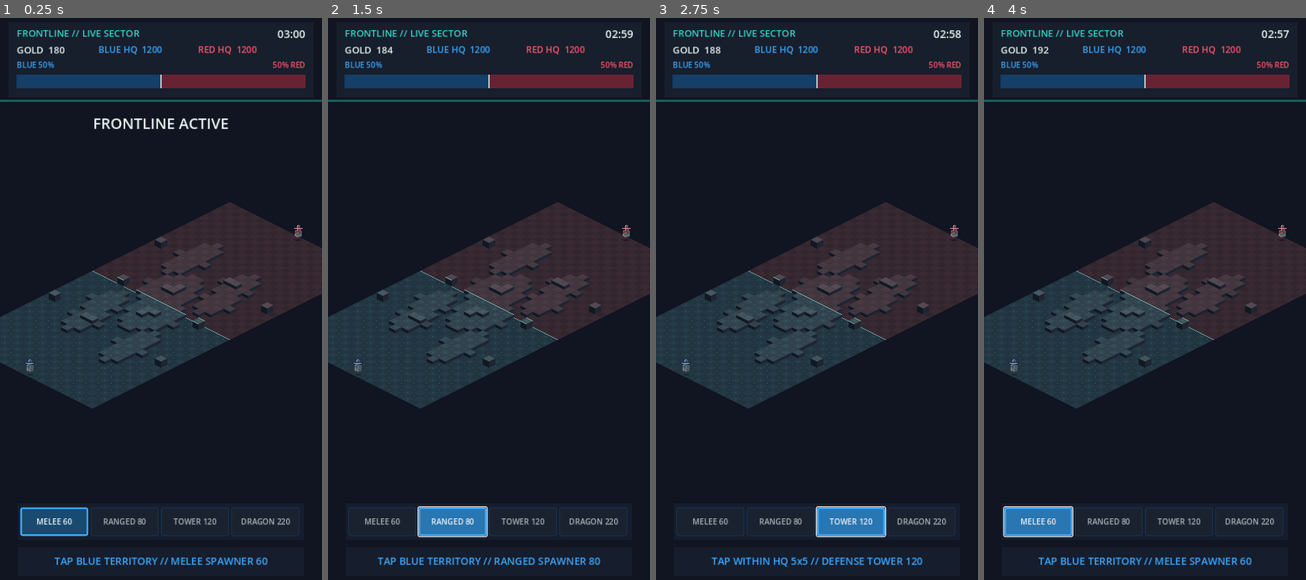
Above: before the commit, frames 1-4 (left to right).
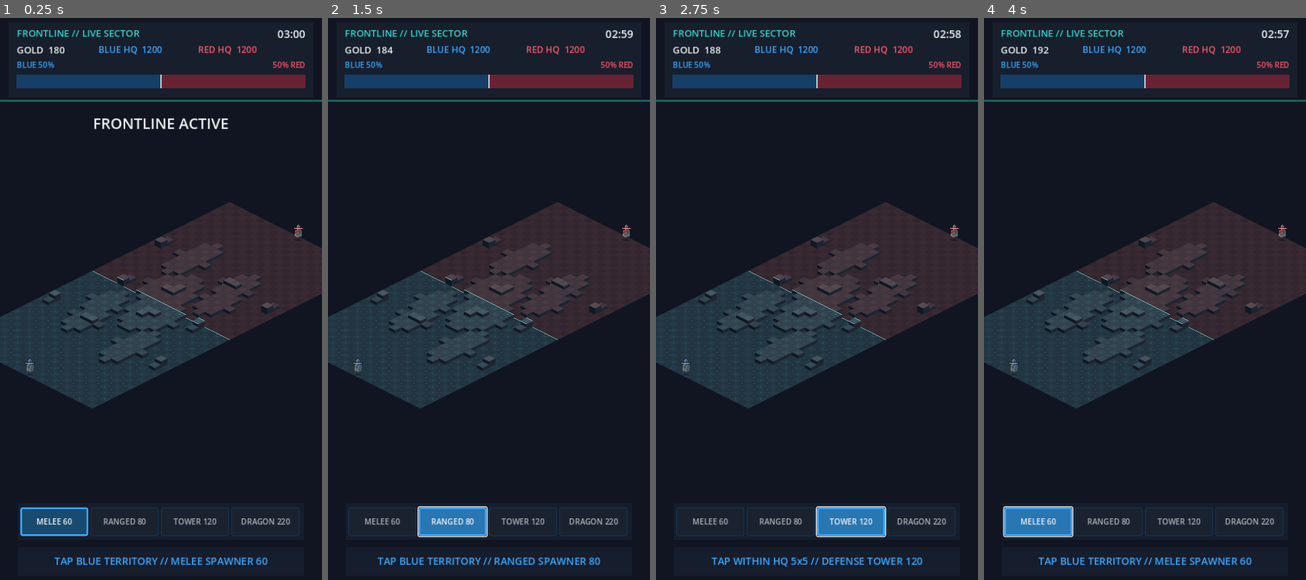
Above: after the commit, the same moments.

Repository: jinhoofkepco/Godottest1
Game: Godot game, scene res://scenes/main.tscn
Same seed, same stepped clock (60 frames per second), same inputs: the game is played once before the commit and once after it.
Inputs:
- Up to frame 1 (0.25 s): no input
- Up to frame 2 (1.5 s): click "MELEE 60" at 0.5 s; click "RANGED 80" at 1.25 s
- Up to frame 3 (2.75 s): click "TOWER 120" at 2 s
- Up to frame 4 (4 s): click "DRAGON 220" at 2.75 s; click "MELEE 60" at 3.5 s

The runs differ from the first frame. In frame 1, less than 0.1% of the frame differs, in the area x 13-87%, y 39-63%; in frame 2, less than 0.1%; in frame 3, less than 0.1%; in frame 4, less than 0.1%.

Commit message:
feat: finish elevation terrain presentation

Diff:
--- a/scripts/battle_simulation.gd
+++ b/scripts/battle_simulation.gd
@@ -435,7 +435,7 @@
 			if not waiting:
 				steering += advance_direction * GameConfig.UNIT_ADVANCE_WEIGHT + seek_direction * GameConfig.UNIT_SEEK_WEIGHT
 				if unit_kinds[index] != UNIT_DRAGON:
-					steering += _calculate_obstacle_repulsion(position) * GameConfig.OBSTACLE_REPULSION_WEIGHT
+					steering += _calculate_obstacle_repulsion(position) * GameConfig.GROUND_BLOCK_REPULSION_WEIGHT
 			unit_states[index] = STATE_WAIT if waiting else STATE_ADVANCE
 			var maximum_speed := _unit_speed(unit_kinds[index]) * unit_speed_scales[index]
 			if unit_kinds[index] != UNIT_DRAGON and advance_direction.length_squared() > 0.000001:
@@ -704,7 +704,7 @@
 
 func _calculate_obstacle_repulsion(position: Vector2) -> Vector2:
 	var cell := Vector2i(floori(position.x), floori(position.y))
-	var radius := GameConfig.OBSTACLE_REPULSION_RADIUS
+	var radius := GameConfig.GROUND_BLOCK_REPULSION_RADIUS
 	var cell_radius := ceili(radius)
 	var repulsion := Vector2.ZERO
 	for row in range(maxi(0, cell.y - cell_radius), mini(GameConfig.GRID_ROWS - 1, cell.y + cell_radius) + 1):
@@ -1051,26 +1051,3 @@
 
 func _cell_index(cell: Vector2i) -> int:
 	return cell.y * GameConfig.GRID_COLUMNS + cell.x
-
-
-func _generate_blocked_cells() -> void:
-	var obstacle_rng := RandomNumberGenerator.new()
-	obstacle_rng.seed = GameConfig.OBSTACLE_SEED
-	var row_counts := PackedInt32Array()
-	row_counts.resize(GameConfig.GRID_ROWS)
-	var pairs_added := 0
-	while pairs_added < GameConfig.OBSTACLE_PAIR_COUNT:
-		var cell := Vector2i(
-			obstacle_rng.randi_range(0, GameConfig.GRID_COLUMNS - 1),
-			obstacle_rng.randi_range(GameConfig.OBSTACLE_MIN_ROW, GameConfig.OBSTACLE_MAX_ROW)
-		)
-		var mirrored := Vector2i(GameConfig.GRID_COLUMNS - 1 - cell.x, GameConfig.GRID_ROWS - 1 - cell.y)
-		if is_blocked(cell) or is_blocked(mirrored):
-			continue
-		if row_counts[cell.y] >= GameConfig.OBSTACLE_MAX_PER_ROW or row_counts[mirrored.y] >= GameConfig.OBSTACLE_MAX_PER_ROW:
-			continue
-		blocked[_cell_index(cell)] = 1
-		blocked[_cell_index(mirrored)] = 1
-		row_counts[cell.y] += 1
-		row_counts[mirrored.y] += 1
-		pairs_added += 1
--- a/scripts/flow_field.gd
+++ b/scripts/flow_field.gd
@@ -37,6 +37,7 @@
 	if not _valid(goal):
 		return
 	var goal_index := _index(goal)
+	var has_elevation := elevation.size() == cell_count
 	costs[goal_index] = 0.0
 	var heap_indices: Array[int] = [goal_index]
 	var heap_costs: Array[float] = [0.0]
@@ -47,6 +48,7 @@
 		if queued_cost > costs[current_index] + 0.0001:
 			continue
 		var current := Vector2i(current_index % width, current_index / width)
+		var current_elevation := int(elevation[current_index]) if has_elevation else 0
 		for offset: Vector2i in DIRECTIONS:
 			var neighbor := current + offset
 			if not _valid(neighbor):
@@ -56,10 +58,12 @@
 				continue
 			if offset.x != 0 and offset.y != 0 and _diagonal_is_pinched(current, offset, blocked, goal_index):
 				continue
-			if not _elevation_transition_allowed(neighbor, current, elevation):
+			var neighbor_elevation := int(elevation[neighbor_index]) if has_elevation else current_elevation
+			if absi(neighbor_elevation - current_elevation) > 1:
 				continue
 			var step_cost := DIAGONAL_COST if offset.x != 0 and offset.y != 0 else CARDINAL_COST
-			step_cost += _uphill_transition_cost(neighbor, current, elevation, uphill_cost)
+			if current_elevation > neighbor_elevation:
+				step_cost += maxf(0.0, uphill_cost)
 			if neighbor_index < density.size():
 				step_cost += float(density[neighbor_index]) * maxf(0.0, congestion_weight)
 			var candidate := queued_cost + step_cost
@@ -79,6 +83,7 @@
 
 
 func _build_directions(blocked: PackedByteArray, goal_index: int, elevation: PackedByteArray, uphill_cost: float) -> void:
+	var has_elevation := elevation.size() == width * height
 	for row in height:
 		for column in width:
 			var cell := Vector2i(column, row)
@@ -89,6 +94,7 @@
 				continue
 			var best_cost := INF
 			var best_offset := Vector2i.ZERO
+			var current_elevation := int(elevation[cell_index]) if has_elevation else 0
 			for offset: Vector2i in DIRECTIONS:
 				var neighbor := cell + offset
 				if not _valid(neighbor):
@@ -98,29 +104,17 @@
 					continue
 				if offset.x != 0 and offset.y != 0 and _diagonal_is_pinched(cell, offset, blocked, goal_index):
 					continue
-				if not _elevation_transition_allowed(cell, neighbor, elevation):
+				var neighbor_elevation := int(elevation[neighbor_index]) if has_elevation else current_elevation
+				if absi(neighbor_elevation - current_elevation) > 1:
 					continue
 				var transition_cost := DIAGONAL_COST if offset.x != 0 and offset.y != 0 else CARDINAL_COST
-				transition_cost += _uphill_transition_cost(cell, neighbor, elevation, uphill_cost)
+				if neighbor_elevation > current_elevation:
+					transition_cost += maxf(0.0, uphill_cost)
 				var candidate_cost := costs[neighbor_index] + transition_cost
 				if candidate_cost + 0.0001 < best_cost:
 					best_cost = candidate_cost
 					best_offset = offset
 			directions[cell_index] = Vector2(best_offset).normalized()
-
-
-func _elevation_transition_allowed(from_cell: Vector2i, to_cell: Vector2i, elevation: PackedByteArray) -> bool:
-	if elevation.size() != width * height:
-		return true
-	return absi(int(elevation[_index(from_cell)]) - int(elevation[_index(to_cell)])) <= 1
-
-
-func _uphill_transition_cost(from_cell: Vector2i, to_cell: Vector2i, elevation: PackedByteArray, uphill_cost: float) -> float:
-	if elevation.size() != width * height:
-		return 0.0
-	return maxf(0.0, uphill_cost) if elevation[_index(to_cell)] > elevation[_index(from_cell)] else 0.0
-
-
 func _diagonal_is_pinched(cell: Vector2i, offset: Vector2i, blocked: PackedByteArray, goal_index: int) -> bool:
 	var side_a := Vector2i(cell.x + offset.x, cell.y)
 	var side_b := Vector2i(cell.x, cell.y + offset.y)
--- a/scripts/game_config.gd
+++ b/scripts/game_config.gd
@@ -77,13 +77,8 @@
 const UNIT_SPAWN_X_VARIATION := 0.30
 const UNIT_LUNGE_DURATION := 0.14
 const UNIT_LUNGE_DISTANCE := 0.18
-const OBSTACLE_SEED := 42517
-const OBSTACLE_PAIR_COUNT := 16
-const OBSTACLE_MIN_ROW := 14
-const OBSTACLE_MAX_ROW := 29
-const OBSTACLE_MAX_PER_ROW := 4
-const OBSTACLE_REPULSION_RADIUS := 1.15
-const OBSTACLE_REPULSION_WEIGHT := 0.85
+const GROUND_BLOCK_REPULSION_RADIUS := 1.15
+const GROUND_BLOCK_REPULSION_WEIGHT := 0.85
 const HQ_FALLBACK_BAND := 1.25
 const SPAWNER_MAX_HP := 240.0
 const SPAWNER_PRODUCTION_INTERVAL := 9.5
@@ -138,9 +133,6 @@
 const COLOR_TERRITORY_ENEMY_ALT := Color("34252d")
 const COLOR_FRONTLINE := Color("8ce8dc")
 const COLOR_NEUTRAL := Color("202a3a")
-const COLOR_OBSTACLE := Color("2b3443")
-const COLOR_OBSTACLE_SIDE := Color("151c28")
-const COLOR_OBSTACLE_EDGE := Color("638b8b")
 const COLOR_CLIFF_SIDE := Color("121a26")
 const COLOR_CLIFF_EDGE := Color("4c6470")
 const COLOR_TEAL := Color("31d6c8")
--- a/scripts/terrain_map.gd
+++ b/scripts/terrain_map.gd
@@ -54,6 +54,9 @@
 	var ally_hq := Vector2i(width / 2, height - 1)
 	var from_enemy := _reachable_from(enemy_hq)
 	var from_ally := _reachable_from(ally_hq)
+	for index in elevation.size():
+		if from_enemy[index] == 0 or from_ally[index] == 0:
+			return false
 	var depth := clampi(deployment_depth, 1, maxi(1, height / 2 - 1))
 	for row in range(1, depth + 1):
 		for column in width:
@@ -96,6 +99,7 @@
 		if get_elevation(cell) != 0 or not _neighbors_are_level(cell, 0):
 			continue
 		_set_mirrored(cell, 2)
+		_set_mirrored(cell + Vector2i(0, -1), 1)
 		added += 1
 
 
--- a/tests/smoke_capture.gd
+++ b/tests/smoke_capture.gd
@@ -10,6 +10,8 @@
 	"res://build/smoke_flow_split.png",
 	"res://build/smoke_infantry_closeup.png",
 	"res://build/smoke_visual_hierarchy.png",
+	"res://build/smoke_elevation_overview.png",
+	"res://build/smoke_high_ground_combat.png",
 ]
 
 
@@ -47,7 +49,7 @@
 			return
 		main.queue_free()
 		await process_frame
-	print("SMOKE CAPTURE PASS: opening / advantage / disadvantage / cluster / persistent flank / flow split / infantry closeup / visual hierarchy (540x960)")
+	print("SMOKE CAPTURE PASS: opening / advantage / disadvantage / cluster / persistent flank / flow split / infantry closeup / visual hierarchy / elevation overview / high-ground combat (540x960)")
 	quit(0)
 
 
@@ -92,8 +94,12 @@
 		return _stage_flow_split(main)
 	elif scenario == 6:
 		return _stage_infantry_closeup(main)
+	elif scenario == 7:
+		return _stage_visual_hierarchy(main)
+	elif scenario == 8:
+		return _stage_elevation_overview(main)
 	else:
-		return _stage_visual_hierarchy(main)
+		return _stage_high_ground_combat(main)
 	return true
 
 
@@ -145,8 +151,9 @@
 func _stage_flow_split(main: Node) -> bool:
 	var simulation = main.simulation
 	var wall_row: int = GameConfig.GRID_ROWS / 2
+	simulation.elevation.fill(0)
 	for column in GameConfig.GRID_COLUMNS:
-		simulation.blocked[wall_row * GameConfig.GRID_COLUMNS + column] = 0 if column in [5, 16] else 1
+		simulation.elevation[wall_row * GameConfig.GRID_COLUMNS + column] = 0 if column in [5, 16] else 2
 	for rank in 5:
 		for column in range(2, 20, 2):
 			_spawn_if_clear(simulation, simulation.TEAM_ALLY, Vector2i(column, wall_row + 3 + rank), simulation.UNIT_MELEE)
@@ -220,6 +227,53 @@
 	return dragon_id > 0 and not damaged_ids.is_empty() and main.unit_renderer.get_hp_bar_alpha(damaged_ids[0]) > 0.0
 
 
+func _stage_elevation_overview(main: Node) -> bool:
+	var simulation = main.simulation
+	var heights: PackedByteArray = simulation.get_elevation()
+	var summit_index: int = heights.find(2)
+	if summit_index < 0:
+		return false
+	var summit := Vector2i(summit_index % GameConfig.GRID_COLUMNS, summit_index / GameConfig.GRID_COLUMNS)
+	for column in range(2, GameConfig.GRID_COLUMNS - 2, 3):
+		_spawn_if_clear(simulation, simulation.TEAM_ENEMY, Vector2i(column, GameConfig.GRID_ROWS / 2 - 5), simulation.UNIT_MELEE)
+		_spawn_if_clear(simulation, simulation.TEAM_ALLY, Vector2i(column, GameConfig.GRID_ROWS / 2 + 5), simulation.UNIT_RANGED)
+	main.grid.queue_redraw()
+	main.hud.show_message("ELEVATION 0 / 1 / 2 // CLIFF ROUTES", GameConfig.COLOR_TEAL)
+	_focus_map(main, summit, 2.65)
+	return heights.count(1) > 0 and heights.count(2) > 0 and simulation.terrain_paths_valid()
+
+
+func _stage_high_ground_combat(main: Node) -> bool:
+	var simulation = main.simulation
+	simulation.elevation.fill(0)
+	var center := Vector2i(GameConfig.GRID_COLUMNS / 2, GameConfig.GRID_ROWS / 2)
+	for row in range(center.y - 3, center.y + 2):
+		for column in range(center.x - 3, center.x + 4):
+			simulation.elevation[row * GameConfig.GRID_COLUMNS + column] = 1
+	for row in range(center.y - 2, center.y):
+		for column in range(center.x - 1, center.x + 2):
+			simulation.elevation[row * GameConfig.GRID_COLUMNS + column] = 2
+	var high_position := Vector2(center.x + 0.5, center.y - 1.5)
+	var low_position := Vector2(center.x + 0.5, center.y + 1.5)
+	var ranged_id: int = simulation.spawn_unit(simulation.TEAM_ALLY, high_position, simulation.UNIT_RANGED)
+	var enemy_id: int = simulation.spawn_unit(simulation.TEAM_ENEMY, low_position, simulation.UNIT_MELEE)
+	var ranged_index: int = simulation.unit_ids.find(ranged_id)
+	var enemy_index: int = simulation.unit_ids.find(enemy_id)
+	simulation.unit_positions[ranged_index] = high_position
+	simulation.unit_positions[enemy_index] = low_position
+	simulation.unit_states[ranged_index] = simulation.STATE_ATTACK
+	simulation.unit_lunge_directions[ranged_index] = high_position.direction_to(low_position)
+	simulation.unit_lunge_timers[ranged_index] = GameConfig.UNIT_LUNGE_DURATION * 0.5
+	simulation.unit_hp[enemy_index] *= 0.62
+	main.grid.queue_redraw()
+	main.unit_renderer.sync()
+	main.fx.show_ranged_shot(high_position, low_position, simulation.TEAM_ALLY)
+	main.fx.show_hit(low_position, true)
+	main.hud.show_message("HIGH GROUND +25% // RANGED +0.5", GameConfig.COLOR_ORANGE)
+	_focus_map(main, center, 4.8)
+	return simulation.elevation_at_position(high_position) == 2 and simulation.elevation_at_position(low_position) == 1
+
+
 func _nearest_clear_cell(simulation, desired: Vector2i, excluded: Array = []) -> Vector2i:
 	for radius in 6:
 		for y_offset in range(-radius, radius + 1):
--- a/tests/test_rules.gd
+++ b/tests/test_rules.gd
@@ -71,6 +71,13 @@
 		var cell := Vector2i(index % simulation.config.GRID_COLUMNS, index / simulation.config.GRID_COLUMNS)
 		var mirrored := Vector2i(simulation.config.GRID_COLUMNS - 1 - cell.x, simulation.config.GRID_ROWS - 1 - cell.y)
 		_expect(heights[index] == heights[mirrored.y * simulation.config.GRID_COLUMNS + mirrored.x], "terrain is center-mirror symmetric at %s" % cell)
+		if heights[index] == 2:
+			var has_ramp_neighbor := false
+			for offset: Vector2i in [Vector2i.LEFT, Vector2i.RIGHT, Vector2i.UP, Vector2i.DOWN]:
+				var neighbor: Vector2i = cell + offset
+				if neighbor.x >= 0 and neighbor.x < simulation.config.GRID_COLUMNS and neighbor.y >= 0 and neighbor.y < simulation.config.GRID_ROWS and heights[neighbor.y * simulation.config.GRID_COLUMNS + neighbor.x] >= 1:
+					has_ramp_neighbor = true
+			_expect(has_ramp_neighbor, "every elevation-2 build cell has at least one traversable ramp")
 	_expect(simulation.elevation_at_cell(Vector2i(simulation.config.GRID_COLUMNS / 2, 0)) == 0, "enemy HQ remains on clear level terrain")
 	_expect(simulation.elevation_at_cell(Vector2i(simulation.config.GRID_COLUMNS / 2, simulation.config.GRID_ROWS - 1)) == 0, "ally HQ remains on clear level terrain")
 	_expect(simulation.has_method("terrain_paths_valid") and simulation.terrain_paths_valid(), "all deployment candidates retain a traversable path to the opposing HQ")
Not shown, changed: export_presets.cfg
Not shown, changed: .github/workflows/android.yml
Not shown, changed: README.md
